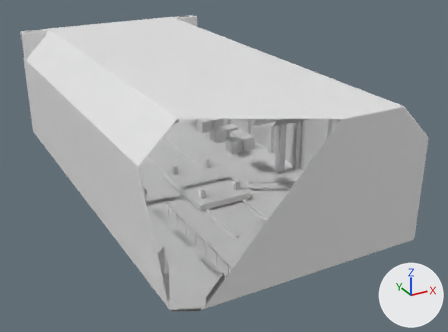
The glTF model game/art/aster_hangar.glb, before and after one commit.
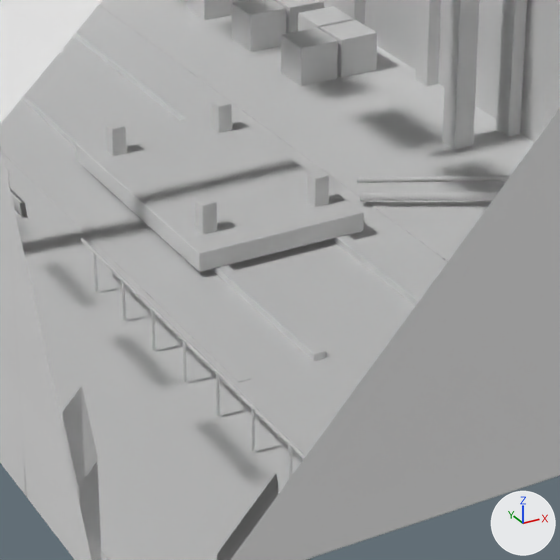
There are two pictures of each version: one whole from a camera (50 mm lens) standing at (-20.4, -26.3, 21.8) and looking at (1.9, 14.2, 1.6), one close up on the part from 31% to 69% of the width and 38% to 90% of the height. Arrows for +X, +Y and +Z are at lower right; the lights stay in place. The last two pictures show the newer version. Everything nearer to the camera than a plane just in front of the edit is cut away. Vertices at exactly the same position are counted once.

Before the edit, the objects in view are built like this:
```python
me_cradle = bpy.data.meshes.new('cradle')
me_cradle.from_pydata(...)  # 280 vertices, 540 faces; spans x -2.2..2.2, y 10.5..17.5, z 0.2..1.45
me_cradle.materials.append(mat_paint_dark)  # white #e7e7e7
me_rail = bpy.data.meshes.new('rail')
me_rail.from_pydata(...)  # 144 vertices, 252 faces; spans x -4.59..-4.52, y 0.3..11.7, z 0.1..1.14
me_rail.materials.append(mat_paint_ember)  # white #e7e7e7
me_ribs = bpy.data.meshes.new('ribs')
me_ribs.from_pydata(...)  # 1344 vertices, 2592 faces; spans x -9.0..9.0, y 1.7..30.3, z 0.0..10.0
me_ribs.materials.append(mat_frame)  # white #e7e7e7
ob_cradle = bpy.data.objects.new('cradle', me_cradle)
ob_cradle.location = (0.0, 0.0, 0.0)
ob_rail = bpy.data.objects.new('rail', me_rail)
ob_rail.location = (0.0, 0.0, 0.0)
ob_ribs = bpy.data.objects.new('ribs', me_ribs)
ob_ribs.location = (0.0, 0.0, 0.0)
# also in view: 'shell' at (0.0, 17.0, 5.0); 'rails' at (0.0, 20.0, 0.1); 'deck' at (0.0, 17.0, 0.0); 'gantries' at (0.0, 14.0, 4.0); 'crates' at (6.8, 23.6, 0.6)
```
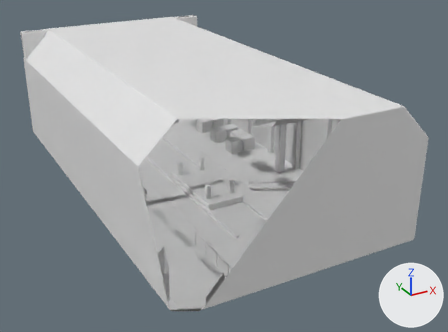
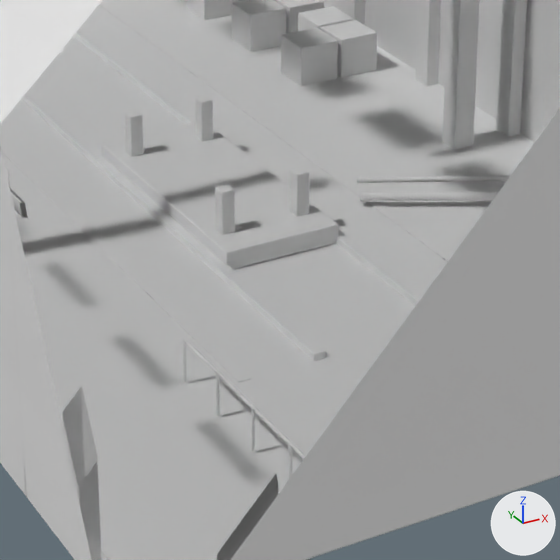
Location of each change, [x1, y1, x2, y2] in pixels of the close-ups (560 x 560 px; the box of a moved part takes in the faces that stretch with it):
'cradle', reshaped (18% narrower): before [76, 99, 364, 272]; after [101, 96, 338, 269]
'rail', reshaped: before [81, 238, 306, 479]; after [183, 338, 306, 479]
part 1 of me_cradle, moved or reshaped: before [82, 114, 364, 272]; after [110, 128, 338, 269]
part 2 of me_cradle, moved or reshaped: before [195, 196, 217, 234]; after [215, 184, 235, 235]
part 3 of me_cradle, moved or reshaped: before [106, 121, 127, 156]; after [125, 111, 143, 157]
part 4 of me_cradle, moved or reshaped: before [307, 170, 329, 207]; after [290, 167, 309, 217]
part 5 of me_cradle, moved or reshaped: before [212, 99, 232, 133]; after [195, 96, 213, 141]
part 6 of me_rail, deleted: before [121, 280, 126, 320]
part 7 of me_rail, deleted: before [93, 252, 98, 292]
part 8 of me_rail, cut back: before [81, 238, 219, 375]; after [183, 338, 219, 375]

Edits to the bpy script that builds the scene:
```text
Change me_cradle:
    used by ob_cradle; location = (0.0, 0.0, 0.0)
    remove me_cradle.from_pydata(...)  # 280 vertices, 540 faces; spans x -2.2..2.2, y 10.5..17.5, z 0.2..1.45
    add me_cradle.from_pydata(...)  # 280 vertices, 540 faces; spans x -1.5..1.5, y 10.5..17.5, z 0.05..1.65
    me_cradle part 1: the loose piece of 56 vertices spanning x -2.2..2.2, y 10.5..17.5, z 0.2..0.7 is scaled about its middle by (0.679, 1, 1), then moved by (0.0, 0.0, -0.15)
    me_cradle part 2: the loose piece of 56 vertices spanning x -1.7..-1.3, y 11.3..11.7, z 0.55..1.45 is scaled about its middle by (0.864, 0.864, 1.35), then moved by (0.5, 0.0, 0.05)
    me_cradle part 3: the loose piece of 56 vertices spanning x -1.7..-1.3, y 16.3..16.7, z 0.55..1.45 is scaled about its middle by (0.864, 0.864, 1.35), then moved by (0.5, 0.0, 0.05)
    me_cradle part 4: the loose piece of 56 vertices spanning x 1.3..1.7, y 11.3..11.7, z 0.55..1.45 is scaled about its middle by (0.864, 0.864, 1.35), then moved by (-0.5, 0.0, 0.05)
    me_cradle part 5: the loose piece of 56 vertices spanning x 1.3..1.7, y 16.3..16.7, z 0.55..1.45 is scaled about its middle by (0.864, 0.864, 1.35), then moved by (-0.5, 0.0, 0.05)
Change me_rail:
    used by ob_rail; location = (0.0, 0.0, 0.0)
    remove me_rail.from_pydata(...)  # 144 vertices, 252 faces; spans x -4.59..-4.52, y 0.3..11.7, z 0.1..1.14
    add me_rail.from_pydata(...)  # 96 vertices, 168 faces; spans x -4.59..-4.52, y 0.3..6.53, z 0.1..1.14
    me_rail part 6: the loose piece of 16 vertices spanning x -4.59..-4.52, y 9.47..9.53, z 0.1..1.1 is deleted
    me_rail part 7: the loose piece of 16 vertices spanning x -4.59..-4.52, y 10.97..11.03, z 0.1..1.1 is deleted
    me_rail part 8
    16 vertices are removed from x -4.59..-4.52, y 7.97..11.7, z 0.1..1.14
    50 faces are deleted
    8 vertices move from x -4.59..-4.52, y 7.97..8.03, z 1.1 to x -4.59..-4.52, y 6.5, z 1.07..1.14
    22 new faces join them
```
